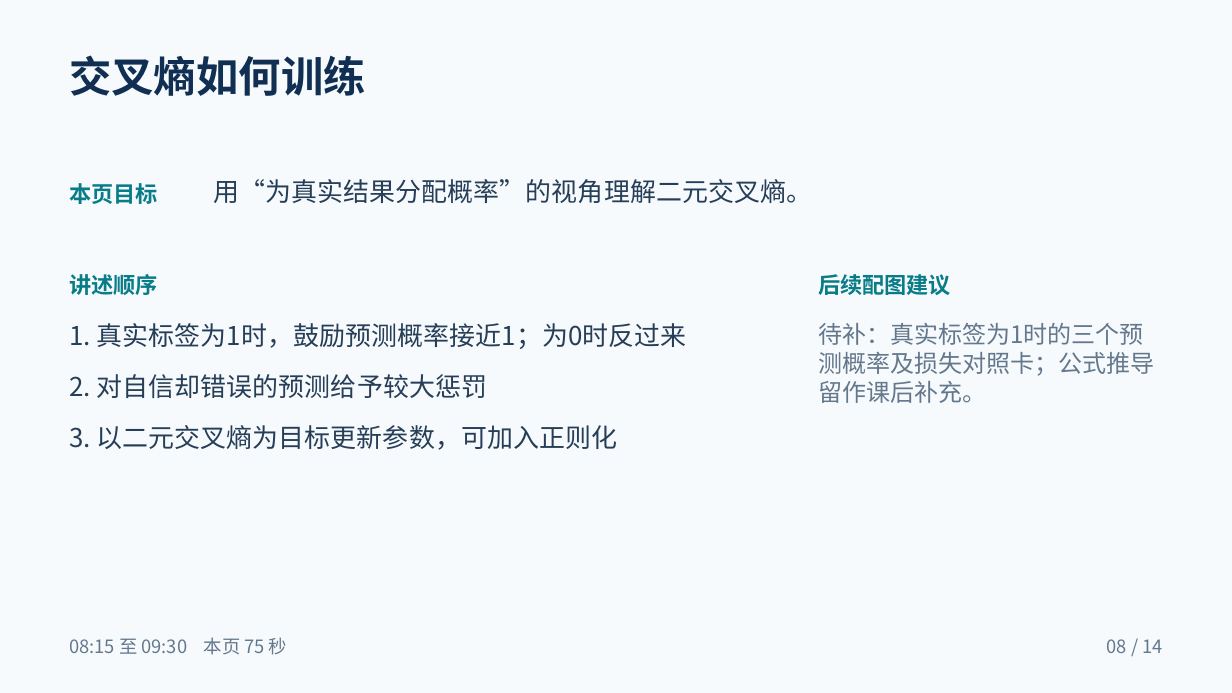
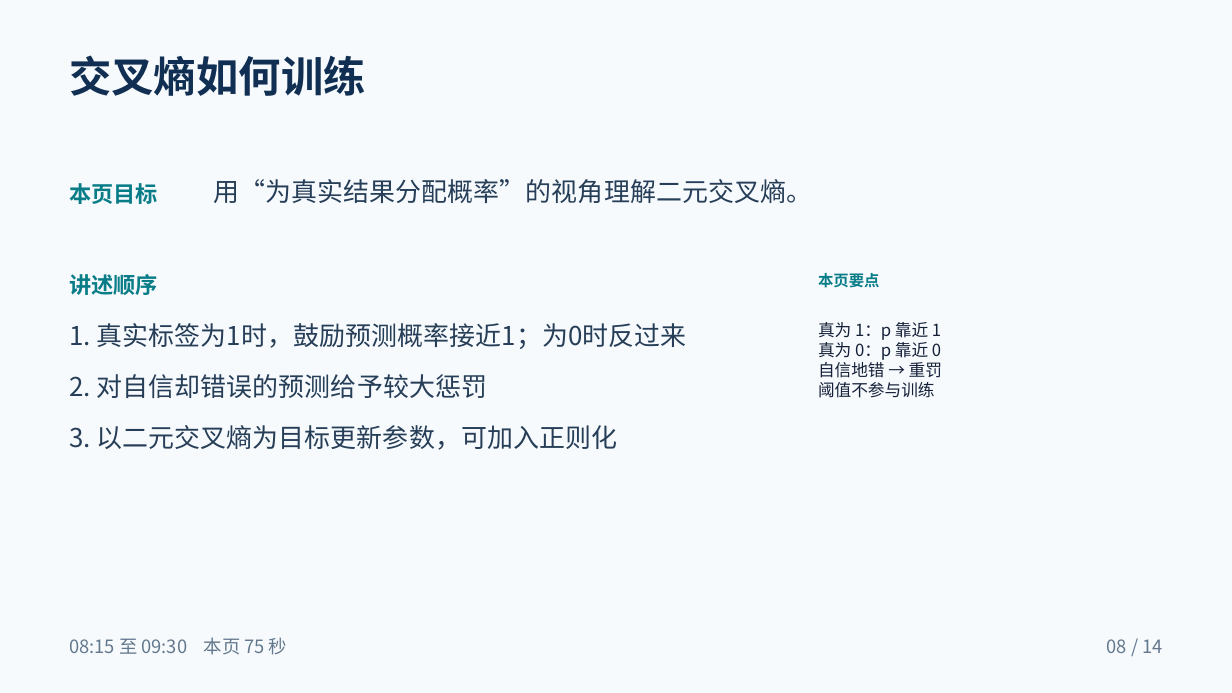
Before and after one commit to TOMBOSS885/AI-pre, a slide deck: slide 8 of downloads/线性回归与逻辑回归_PPT大纲.pptx. Drawn at 1232x693 pixels with LibreOffice and Linux fonts; fonts in the diff are those of the drawing. Boxes give left, top, right and bottom in pixels: in the first picture for what was removed or moved away, otherwise in the second. Text is boxed around its words. In the diff, an @@ line names an element or a change of style, - is before the commit and + after.

```diff
--- a/downloads/线性回归与逻辑回归_PPT大纲.pptx
+++ b/downloads/线性回归与逻辑回归_PPT大纲.pptx
@@ text at [818, 273, 880, 288]: text changed; size 17.2 to 12 pt @@
-后续配图建议
+本页要点
@@ text at [818, 322, 942, 398]: text changed; size 18.8 to 13 pt; text colour #63788D to #152139 @@
-待补：真实标签为1时的三个预
-测概率及损失对照卡；公式推导
-留作课后补充。
+真为 1：p 靠近 1
+真为 0：p 靠近 0
+自信地错 → 重罚
+阈值不参与训练
```
Also in this commit, not shown: 13 other slides changed, 9 other files.
